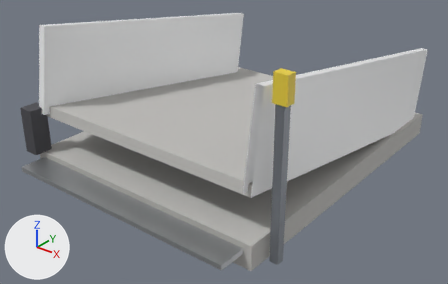
The FBX model Tools/butchery/fbx/SM_UNLOAD_RAMP.fbx, before and after one commit.
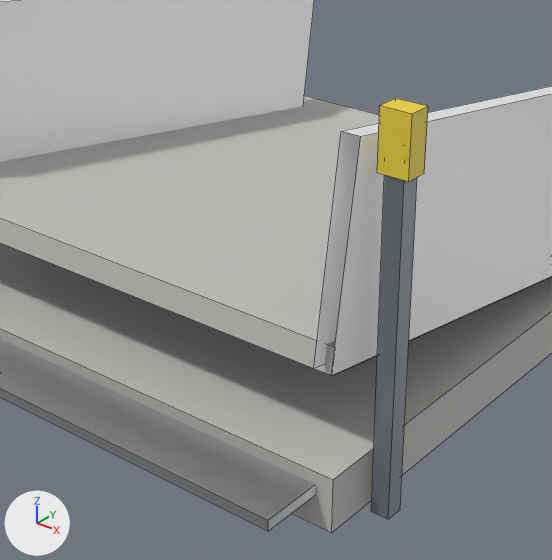
There are two pictures of each version: one whole from a camera (50 mm lens) standing at (4.61, -6.05, 3.89) and looking at (0.06, -0.36, 0.37), one close up on the part from 21% to 79% of the width and 8% to 100% of the height. Lighting does not change. The marker at lower left points along +X, +Y and +Z. The first two pictures are the older version. The close-ups show mesh edges as thin lines.

Names of what the first close-up shows: 'SM_UNLOAD_RAMP'.
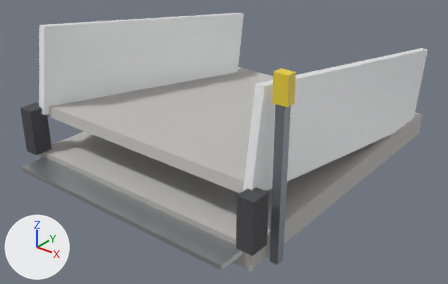
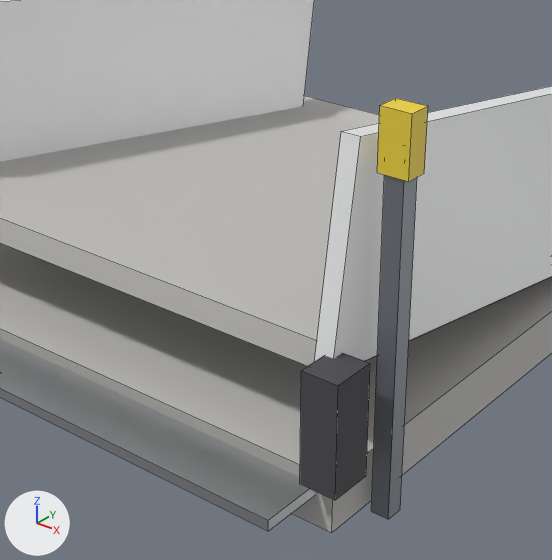
Changed parts and their boxes (x1, y1, x2, y2) in the close-ups (552 x 560 px):
part 1 of me_sm_unload_ramp_001, added: after (300, 353, 370, 500)
part 2 of me_sm_unload_ramp_001, built on: after (314, 131, 552, 362)

What the commit changed:
me_sm_unload_ramp_001 is used by ob_sm_unload_ramp; location (0.0, 0.0, 0.0).
Verts and faces of me_sm_unload_ramp_001; kept vertices keep their numbers, new ones are numbered from 64.
Before the commit, vertices of me_sm_unload_ramp_001: 4 (1.56, -1.81, 0.76) at pixel (332, 375), 5 (1.56, -1.79, 0.9) at pixel (335, 347), 6 (1.56, 2.14, 0.14), 7 (1.56, 2.16, 0.28), 16 (1.51, -1.89, 0.82) at pixel (313, 368).
Before the commit, vertices of me_sm_unload_ramp_001: 17 (1.51, -1.71, 1.91) at pixel (341, 131), 18 (1.51, 2.06, 0.19), 20 (1.61, -1.89, 0.82) at pixel (331, 375), 21 (1.61, -1.71, 1.91) at pixel (360, 136), 22 (1.61, 2.06, 0.19).
Before the commit, vertices of me_sm_unload_ramp_001: 57 (1.71, -1.67, 1.9), 59 (1.71, -1.57, 1.9), 61 (1.81, -1.67, 1.9), 63 (1.81, -1.57, 1.9).
me_sm_unload_ramp_001 had 64 vertices, 40 faces and spanned x -1.84..1.84, y -2.27..2.27, z 0.0..2.05.
me_sm_unload_ramp_001 now has 72 vertices, 51 faces and spans x -1.84..1.84, y -2.27..2.27, z 0.0..2.05.
me_sm_unload_ramp_001 part 1: a new loose piece, a box spanning x 1.56..1.76, y -2.05..-1.8, z 0.3..0.9, in mat_m_butchery_rubber (dark grey #4b4b50).
Part 2, on me_sm_unload_ramp_001:
Faces deleted: (57, 61, 63, 59).
New faces: (4, 6, 7, 5) (mat_m_butchery_concrete (light grey #c4c2bf)).
New faces: (16, 20, 21, 17), (16, 18, 22, 20) (mat_m_butchery_foodplastic (white #f1f2f3)).
Other edits to the shape of me_sm_unload_ramp_001 do not show in these pictures.
